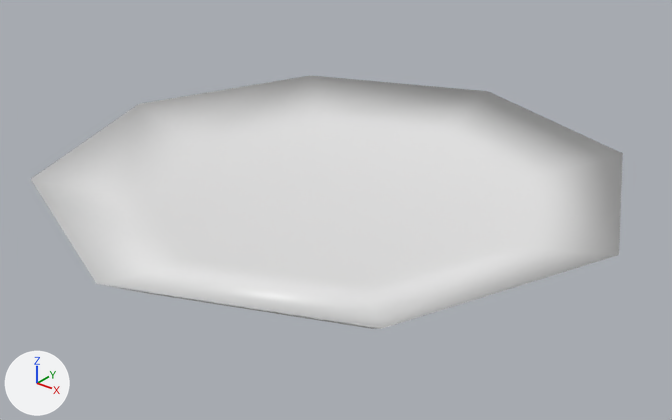
One commit to the FBX model Assets/Models/Kitchen World/Plate/FBX_Plate.fbx: the scene before it, then after it.
Rendered twice from a camera (50 mm lens) standing at (0.252, -0.315, 0.186) and looking at (0.003, -0.004, -0.007). The lights are fixed; the arrows at lower left show +X, +Y and +Z. The older version comes first. Where no turn or scale is listed for an object, it has been applied to the vertices.

Names of what the first picture shows: 'Plate'.
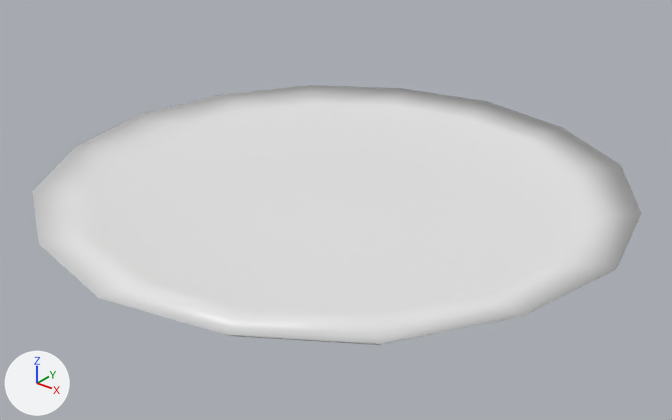
Where the change shows, as pixel boxes (x1, y1, x2, y2) in the pictures (672 x 420 px):
'Plate', reshaped
    before: (31, 75, 623, 329)
    after: (32, 85, 641, 345)

What changed in the scene script:
```text
Change me_plate:
    used by ob_plate; location = (0.0, 0.0, 0.0)
    remove me_plate.from_pydata(...)  # 26 vertices, 32 faces; spans x -0.14..0.14, y -0.14..0.14, z 0.0..0.014
    add me_plate.from_pydata(...)  # 98 vertices, 128 faces; spans x -0.14..0.14, y -0.14..0.14, z -0.005..0.008
    me_plate part 1
    2 vertices are removed from x 0.0, y 0.0, z 0.0..0.003
    32 faces are deleted
    16 vertices move from x -0.14..0.14, y -0.14..0.14, z 0.003..0.014 to x -0.14..0.14, y -0.14..0.14, z 0.002..0.008
    74 vertices are added at x -0.128..0.128, y -0.128..0.128, z -0.005..0.008
    128 new faces join them
```
